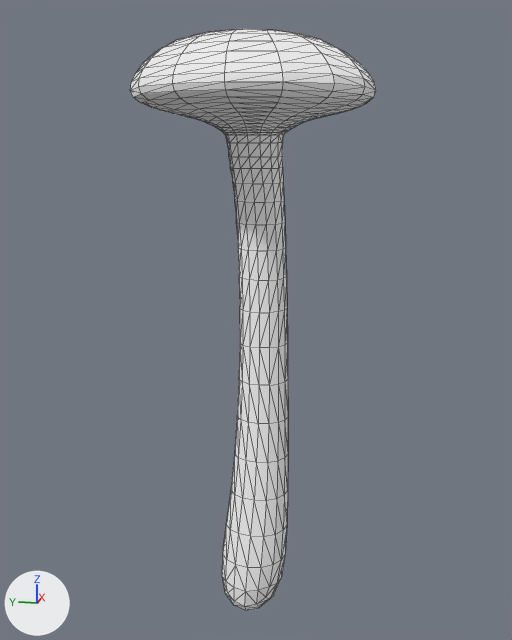
The glTF model assets/models/mushroom4.gltf: old version first, new version second.
Both versions are drawn from a 50 mm camera at (-270.8, 66.9, 47.4) aimed at (-182.0, 84.6, 25.2). Arrows for +X, +Y and +Z are at lower left; the lights stay in place. The older version comes first. Mesh edges are drawn as thin lines. Where no turn or scale is listed for an object, it has been applied to the vertices.

Script lines for the objects in view, before the commit:
```python
mat_mushroom = principled_material('mushroom')
mat_mushroom.base_color = (1.0, 1.0, 1.0)  # white #ffffff
mat_mushroom.metallic = 1.0
mat_mushroom.roughness = 1.0
me_mushroom4 = bpy.data.meshes.new('mushroom4')
me_mushroom4.from_pydata(...)  # 610 vertices, 1216 faces; spans x -15.0..15.1, y -14.5..14.5, z -61.2..16.6
me_mushroom4.materials.append(mat_mushroom)  # white #ffffff
ob_mushroom4 = bpy.data.objects.new('mushroom4', me_mushroom4)
ob_mushroom4.location = (-182.9, 84.6, 43.9)
```
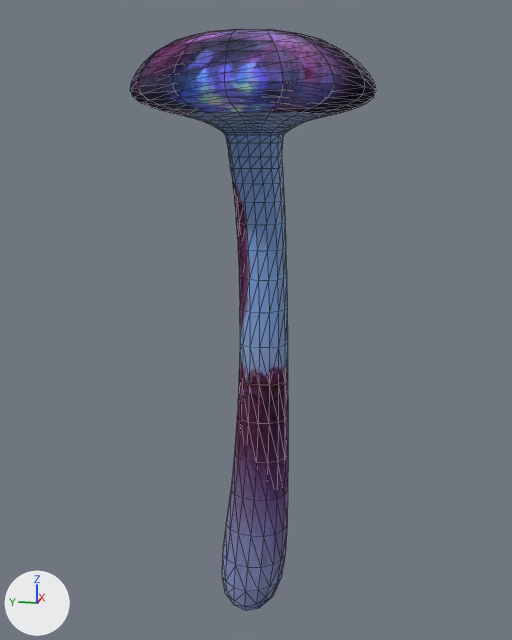
The newer file is also rescaled (x0.142), turned or shifted as a whole; pictures and numbers use the older file's frame.

Changed parts and their boxes (x1, y1, x2, y2) in the pictures (512 x 640 px):
'mushroom4', surface changed (darker): (130, 29, 376, 611) in both

The change, as a list of edits to the scene's bpy script:
```text
Add img_mushroom_png:
    img_mushroom_png = load_image('mushroom.png', '../textures/mushroom.png', 1024, 1024, 'sRGB')
Change mat_mushroom:
    remove mat_mushroom.base_color = (1.0, 1.0, 1.0)  # white #ffffff
    add mat_mushroom.texture = img_mushroom_png
```
